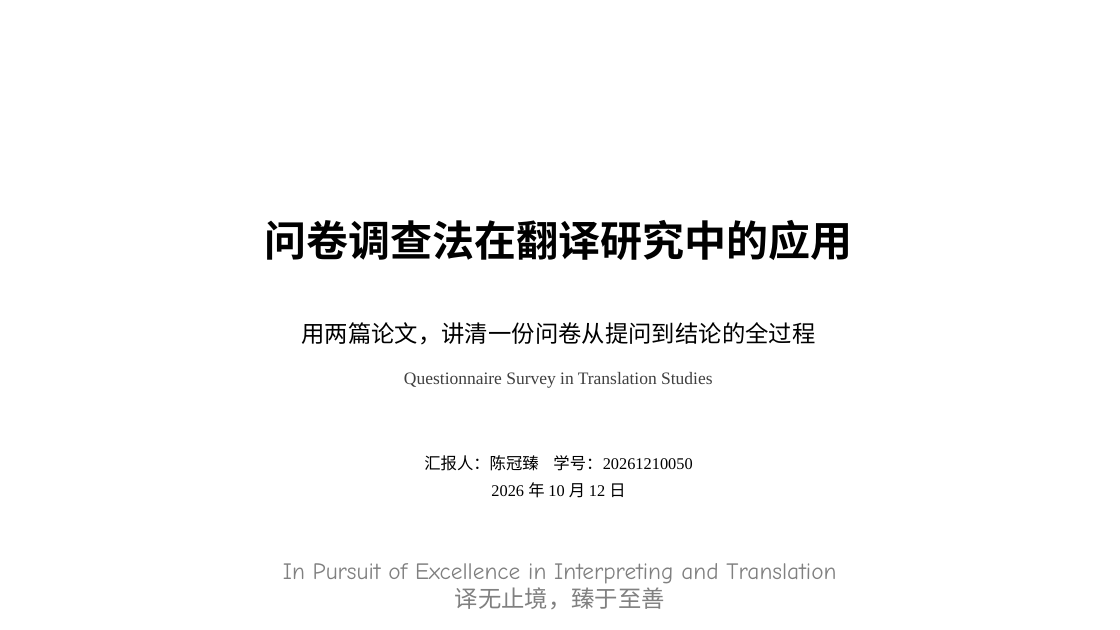
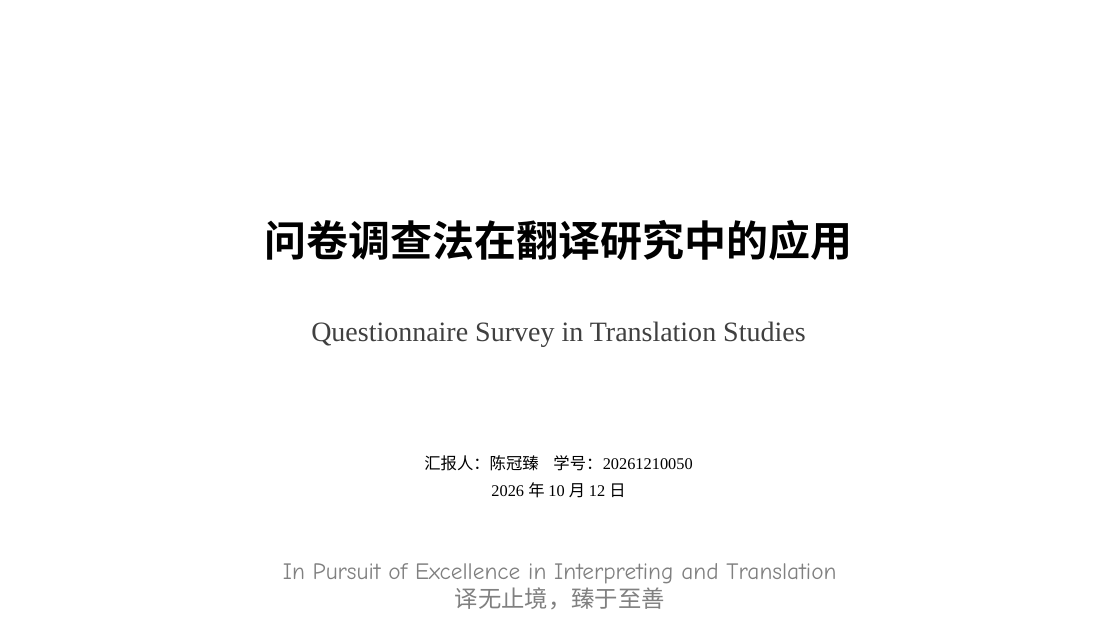
Before and after one commit to CodingGeoff/translation-research-202610, a slide deck: slide 1 of 翻译研究方法/第1组/问卷调查法正反例_v14.pptx. Drawn at 1120x630 pixels with LibreOffice and Linux fonts; fonts in the diff are those of the drawing; background and template pictures are left out. Boxes give left, top, right and bottom in pixels: in the first picture for what was removed or moved away, otherwise in the second. Text is boxed around its words. In the diff, an @@ line names an element or a change of style, - is before the commit and + after.

Commit message:
fix(翻译研究方法第1组): 字体设置补充a:hAnsi标签并更新问卷法正反例PPT

```diff
--- a/翻译研究方法/第1组/问卷调查法正反例_v14.pptx
+++ b/翻译研究方法/第1组/问卷调查法正反例_v14.pptx
@@ text "Questionnaire Survey in Translation Studies": place and size @@
-text "Questionnaire Survey in Translation Studies" at (404, 372, 712, 388)
+text "Questionnaire Survey in Translation Studies" at (311, 321, 805, 346)
@@ text "Questionnaire Survey in Translation Studies" at (311, 321, 805, 346): size 15 to 24 pt @@
@@ text removed at (301, 322, 815, 345) @@
-用两篇论文，讲清一份问卷从提问到结论的全过程
```
Also in this commit, not shown: 17 other slides changed, 1 slide added, 20 other files.
